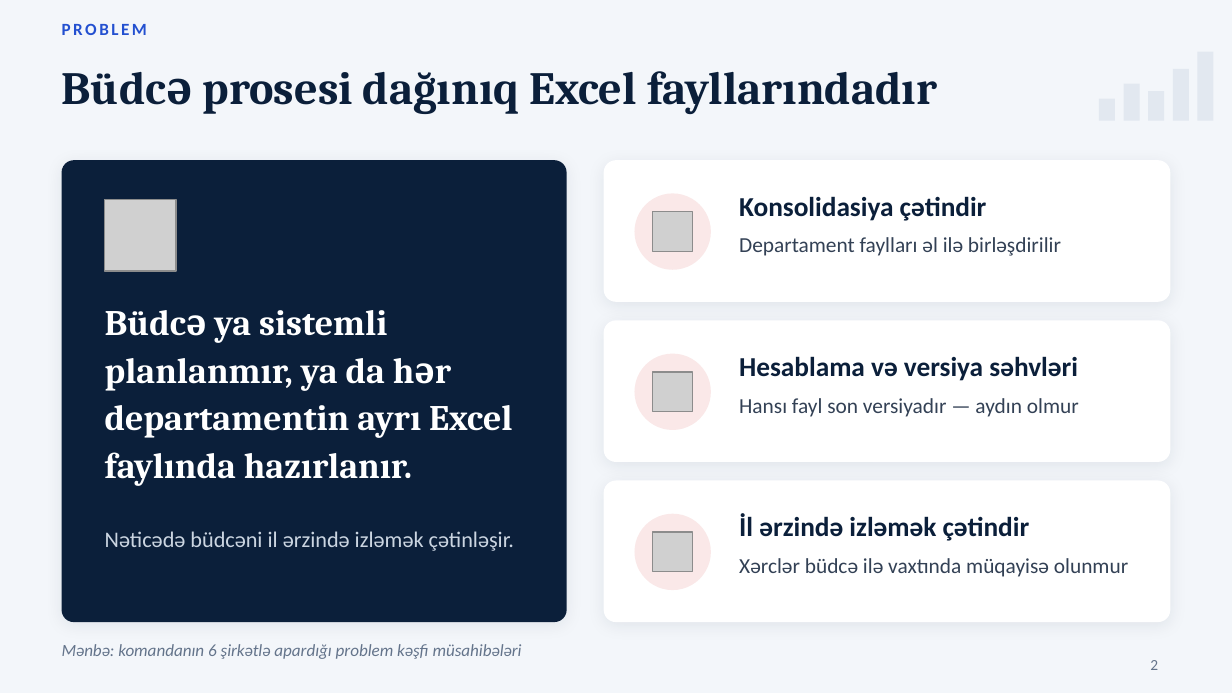
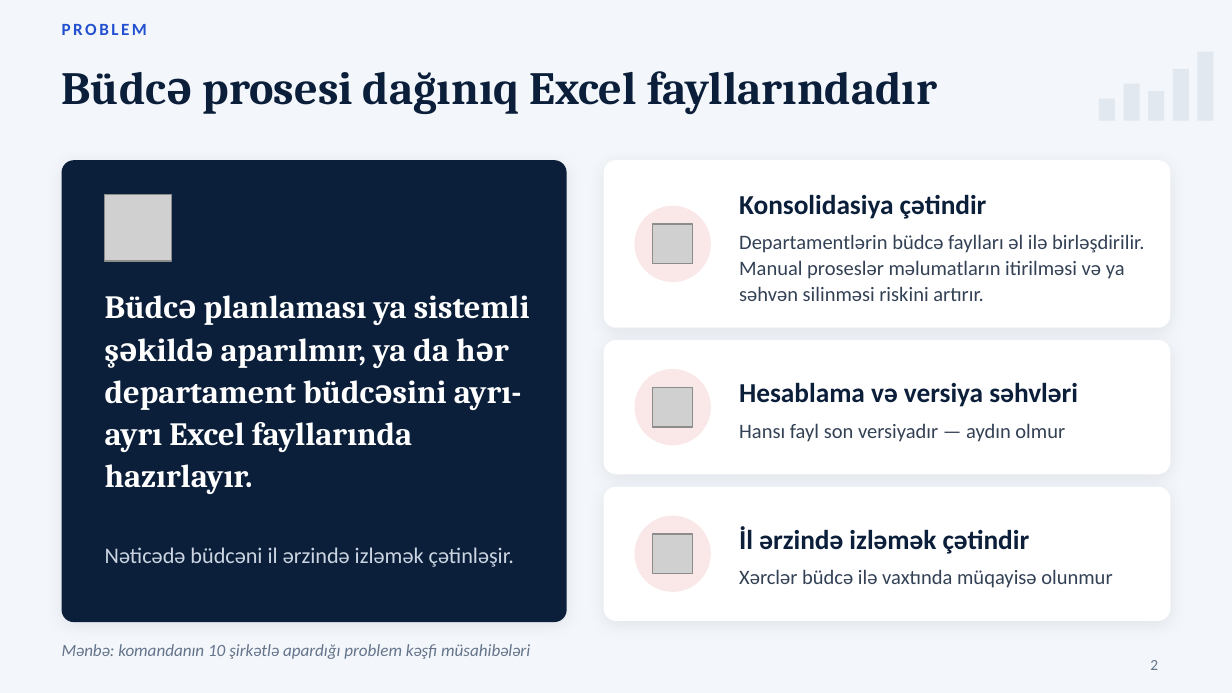
Before and after one commit to TuralRajab/finbridge, a slide deck: slide 2 of docs/pitch/FinBridge_teqdimat.pptx. Drawn at 1232x693 pixels with LibreOffice and Linux fonts; fonts in the diff are those of the drawing; grey boxes stand for pictures. Boxes give left, top, right and bottom in pixels: in the first picture for what was removed or moved away, otherwise in the second. Text is boxed around its words. In the diff, an @@ line names an element or a change of style, - is before the commit and + after.

```diff
--- a/docs/pitch/FinBridge_teqdimat.pptx
+++ b/docs/pitch/FinBridge_teqdimat.pptx
@@ proportions changed in 3 elements at [604,487,1170,621], [604,340,1170,474], [604,160,1170,328] @@
@@ rounded rectangle: place and size @@
-rounded rectangle at [604,160,1170,302]
+rounded rectangle at [604,160,1170,328]
@@ picture: place and size @@
-picture at [105,200,176,271]
+picture at [105,195,171,261]
@@ picture: place and size @@
-picture at [653,212,692,251]
+picture at [653,224,692,264]
@@ text at [739,234,1144,301]: text changed; size 12.5 to 12 pt @@
-Departament faylları əl ilə birləşdirilir
+Departamentlərin büdcə faylları əl ilə birləşdirilir. Manual proseslər məlumatların itirilməsi və ya səhvən silinməsi riskini artırır.
@@ text at [105,295,530,494]: text changed; size 21 to 19 pt @@
-Büdcə ya sistemli planlanmır, ya da hər departamentin ayrı Excel faylında hazırlanır.
+Büdcə planlaması ya sistemli şəkildə aparılmır, ya da hər departament büdcəsini ayrı-ayrı Excel fayllarında hazırlayır.
@@ rounded rectangle: place and size @@
-rounded rectangle at [604,320,1170,462]
+rounded rectangle at [604,340,1170,474]
@@ 2 ellipses, 1 picture: place and size @@
-2 ellipses, 1 picture at [634,193,711,430]
+2 ellipses, 1 picture at [634,206,711,446]
@@ vertical alignment top to middle in 3 elements at [739,194,987,219], [739,526,1030,554], [739,382,1078,407] @@
@@ text "Hesablama və versiya səhvləri": place and size @@
-text "Hesablama və versiya səhvləri" at [739,356,1078,381]
+text "Hesablama və versiya səhvləri" at [739,382,1078,407]
@@ text "Hansı fayl son versiyadır — ..." at [739,423,1065,442]: size 12.5 to 12 pt @@
@@ text "Hansı fayl son versiyadır — ...": place and size @@
-text "Hansı fayl son versiyadır — ..." at [739,398,1079,417]
+text "Hansı fayl son versiyadır — ..." at [739,423,1065,442]
@@ rounded rectangle: place and size @@
-rounded rectangle at [604,480,1170,622]
+rounded rectangle at [604,487,1170,621]
@@ text "İl ərzində izləmək çətindir": place and size @@
-text "İl ərzində izləmək çətindir" at [739,513,1030,541]
+text "İl ərzində izləmək çətindir" at [739,526,1030,554]
@@ text "Nəticədə büdcəni il ərzində izləmək ...": place and size @@
-text "Nəticədə büdcəni il ərzində izləmək ..." at [105,531,514,551]
+text "Nəticədə büdcəni il ərzində izləmək ..." at [105,547,514,567]
@@ text "Xərclər büdcə ilə vaxtında müqayisə ...": place and size @@
-text "Xərclər büdcə ilə vaxtında müqayisə ..." at [739,558,1128,577]
+text "Xərclər büdcə ilə vaxtında müqayisə ..." at [739,569,1112,588]
@@ text "Xərclər büdcə ilə vaxtında müqayisə ..." at [739,569,1112,588]: size 12.5 to 12 pt @@
@@ text at [62,644,530,659]: text changed @@
-Mənbə: komandanın 6 şirkətlə apardığı problem kəşfi müsahibələri
+Mənbə: komandanın 10 şirkətlə apardığı problem kəşfi müsahibələri
```
Also in this commit, not shown: 4 other slides changed.
